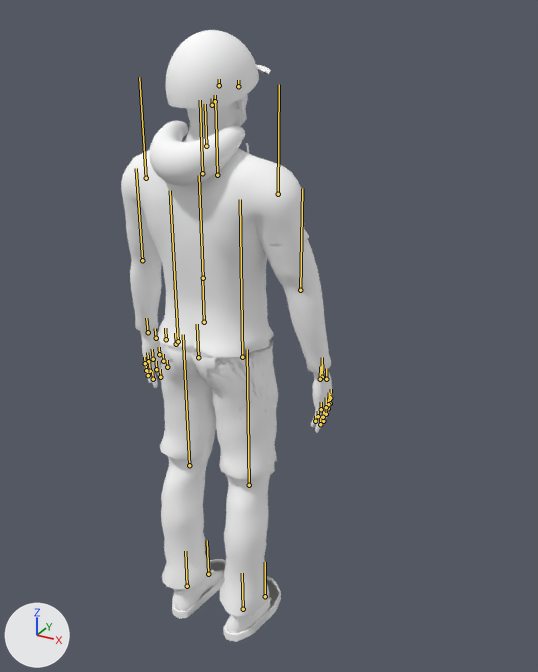
Before and after pictures for a commit that changed the glTF model assets/models/rider.glb.
Rendered twice from a 50 mm lens placed at (1.074, -1.549, 1.846), pointed at (0.074, 0.27, 0.936). Arrows for +X, +Y and +Z are at lower left; the lights stay in place. The first picture is the older version. The bones that change, and the others that lie on the model, are drawn over the model as lines.

The first picture shows 'arms_skin', 'body', 'hair', 'helmet_1', 'helmet_2', 'legs_skin', 'pants_0', 'pants_1', 'shoes_0', 'shoes_1', 'top_0', 'top_1'.
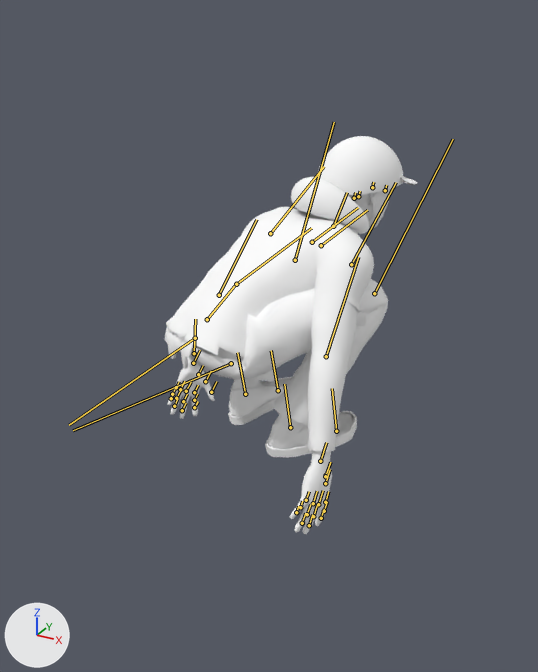
The newer file adds an action. The first version stands in its rest pose; the second is drawn at frame 0 of the action 'cannonball'.

Boxes [x1, y1, x2, y2] around the edits, measured in the pictures (538 x 672 px):
```json
{"object": "top_1", "change": "posed", "before": [121, 121, 331, 378], "after": [164, 177, 374, 452], "on screen": "7% taller"}
{"object": "pants_0", "change": "posed", "before": [160, 339, 277, 616], "after": [183, 279, 388, 425]}
{"object": "pants_1", "change": "posed", "before": [160, 342, 278, 479], "after": [191, 293, 366, 380]}
{"object": "helmet_1", "change": "posed", "before": [166, 30, 259, 127], "after": [317, 136, 404, 225], "on screen": "6% narrower, 8% shorter"}
{"object": "body", "change": "posed", "before": [142, 95, 333, 433], "after": [168, 188, 394, 534], "on screen": "18% wider"}
{"object": "shoes_1", "change": "posed", "before": [172, 559, 281, 642], "after": [228, 377, 357, 458]}
{"object": "shoes_0", "change": "posed", "before": [172, 560, 280, 642], "after": [228, 378, 356, 457], "on screen": "18% wider"}
{"object": "arms_skin", "change": "posed", "before": [140, 331, 329, 385], "after": [188, 357, 331, 471], "on screen": "mostly hidden"}
{"object": "hair", "change": "posed", "before": [186, 104, 231, 125], "after": [348, 192, 378, 202], "on screen": "mostly hidden afterwards"}
{"object": "top_0", "change": "posed", "before": [126, 218, 309, 378], "after": [167, 292, 360, 367]}
{"object": "helmet_2", "change": "posed", "before": [256, 65, 271, 75], "after": [400, 176, 417, 185], "on screen": "mostly hidden"}
{"object": "top_2", "change": "posed", "after": [264, 207, 339, 262], "on screen": "not visible before"}
{"bone": "pelvis", "before": "(198, 357) to (197, 324)", "after": "(194, 353) to (195, 319)"}
{"bone": "spine", "before": "(204, 322) to (202, 278)", "after": "(207, 319) to (236, 283)"}
{"bone": "chest", "before": "(203, 278) to (199, 175)", "after": "(236, 284) to (311, 228)"}
{"bone": "neck", "before": "(206, 146) to (205, 104)", "after": "(333, 226) to (347, 192)"}
{"bone": "head", "before": "(212, 105) to (212, 98)", "after": "(354, 198) to (355, 192)"}
{"bone": "upperarm_l", "before": "(146, 178) to (139, 77)", "after": "(270, 233) to (324, 166)"}
{"bone": "lowerarm_l", "before": "(142, 260) to (136, 168)", "after": "(219, 295) to (256, 219)"}
{"bone": "upperarm_r", "before": "(278, 194) to (279, 84)", "after": "(351, 264) to (396, 182)"}
{"bone": "lowerarm_r", "before": "(300, 290) to (302, 188)", "after": "(326, 356) to (358, 257)"}
{"bone": "thigh_l", "before": "(178, 341) to (170, 190)", "after": "(195, 338) to (69, 425)"}
{"bone": "shin_l", "before": "(189, 465) to (183, 334)", "after": "(295, 260) to (334, 122)"}
{"bone": "foot_l", "before": "(187, 586) to (185, 551)", "after": "(245, 394) to (237, 352)"}
{"bone": "thigh_r", "before": "(242, 357) to (240, 199)", "after": "(231, 363) to (73, 430)"}
{"bone": "shin_r", "before": "(249, 485) to (247, 349)", "after": "(374, 293) to (453, 139)"}
{"bone": "foot_r", "before": "(243, 609) to (242, 573)", "after": "(290, 427) to (284, 384)"}
```

Edits to the scene script, one JSON object a line:
```json
{"block": "bone_pelvis", "where": "bone_pelvis = bpy.data.objects['Armature'].pose.bones['pelvis']  # child of 'root'"}
{"op": "set", "path": "bone_pelvis.location", "old": "(0.0, 0.0, 0.0)", "new": "(0.0, 0.02, 0.02)"}
{"op": "set", "path": "bone_pelvis.rotation_quaternion", "old": "(1.0, 0.0, 0.0, 0.0)", "new": "(0.965, -0.055, -0.258, 0.003)", "note": "degrees (0, 0, 0) -> degrees (-7, -30, 2)"}
{"block": "bone_spine", "where": "bone_spine = bpy.data.objects['Armature'].pose.bones['spine']  # child of 'pelvis'"}
{"op": "set", "path": "bone_spine.rotation_quaternion", "old": "(1.0, 0.0, 0.0, 0.0)", "new": "(0.934, -0.358, 0.0, 0.0)", "note": "degrees (0, 0, 0) -> degrees (-42, 0, 0)"}
{"block": "bone_chest", "where": "bone_chest = bpy.data.objects['Armature'].pose.bones['chest']  # child of 'spine'"}
{"op": "set", "path": "bone_chest.rotation_quaternion", "old": "(1.0, 0.0, 0.0, 0.0)", "new": "(0.99, -0.139, 0.0, 0.0)", "note": "degrees (0, 0, 0) -> degrees (-16, 0, 0)"}
{"block": "bone_neck", "where": "bone_neck = bpy.data.objects['Armature'].pose.bones['neck']  # child of 'chest'"}
{"op": "set", "path": "bone_neck.rotation_quaternion", "old": "(1.0, 0.0, 0.0, 0.0)", "new": "(0.946, 0.326, 0.0, 0.0)", "note": "degrees (0, 0, 0) -> degrees (38, 0, 0)"}
{"block": "bone_head", "where": "bone_head = bpy.data.objects['Armature'].pose.bones['head']  # child of 'neck'"}
{"op": "set", "path": "bone_head.rotation_quaternion", "old": "(1.0, 0.0, 0.0, 0.0)", "new": "(0.996, 0.087, 0.0, 0.0)", "note": "degrees (0, 0, 0) -> degrees (10, 0, 0)"}
{"block": "bone_upperarm_l", "where": "bone_upperarm_l = bpy.data.objects['Armature'].pose.bones['upperarm_l']  # child of 'clavicle_l'"}
{"op": "set", "path": "bone_upperarm_l.rotation_quaternion", "old": "(1.0, 0.0, 0.0, 0.0)", "new": "(0.979, 0.19, 0.013, -0.068)", "note": "degrees (0, 0, 0) -> degrees (22, 3, -7)"}
{"block": "bone_lowerarm_l", "where": "bone_lowerarm_l = bpy.data.objects['Armature'].pose.bones['lowerarm_l']  # child of 'upperarm_l'"}
{"op": "set", "path": "bone_lowerarm_l.rotation_quaternion", "old": "(1.0, 0.0, 0.0, 0.0)", "new": "(0.993, 0.122, 0.0, 0.0)", "note": "degrees (0, 0, 0) -> degrees (14, 0, 0)"}
{"block": "bone_upperarm_r", "where": "bone_upperarm_r = bpy.data.objects['Armature'].pose.bones['upperarm_r']  # child of 'clavicle_r'"}
{"op": "set", "path": "bone_upperarm_r.rotation_quaternion", "old": "(1.0, 0.0, 0.0, 0.0)", "new": "(0.979, 0.19, -0.013, 0.068)", "note": "degrees (0, 0, 0) -> degrees (22, -3, 7)"}
{"block": "bone_lowerarm_r", "where": "bone_lowerarm_r = bpy.data.objects['Armature'].pose.bones['lowerarm_r']  # child of 'upperarm_r'"}
{"op": "set", "path": "bone_lowerarm_r.rotation_quaternion", "old": "(1.0, 0.0, 0.0, 0.0)", "new": "(0.993, 0.122, 0.0, 0.0)", "note": "degrees (0, 0, 0) -> degrees (14, 0, 0)"}
{"block": "bone_thigh_l", "where": "bone_thigh_l = bpy.data.objects['Armature'].pose.bones['thigh_l']  # child of 'pelvis'"}
{"op": "set", "path": "bone_thigh_l.rotation_quaternion", "old": "(1.0, 0.0, 0.0, 0.0)", "new": "(0.556, 0.824, 0.087, -0.058)", "note": "degrees (0, 0, 0) -> degrees (112, 11, 5)"}
{"block": "bone_shin_l", "where": "bone_shin_l = bpy.data.objects['Armature'].pose.bones['shin_l']  # child of 'thigh_l'"}
{"op": "set", "path": "bone_shin_l.rotation_quaternion", "old": "(1.0, 0.0, 0.0, 0.0)", "new": "(0.407, -0.914, 0.0, 0.0)", "note": "degrees (0, 0, 0) -> degrees (-132, 0, 0)"}
{"block": "bone_foot_l", "where": "bone_foot_l = bpy.data.objects['Armature'].pose.bones['foot_l']  # child of 'shin_l'"}
{"op": "set", "path": "bone_foot_l.rotation_quaternion", "old": "(1.0, 0.0, 0.0, 0.0)", "new": "(0.956, 0.292, 0.0, 0.0)", "note": "degrees (0, 0, 0) -> degrees (34, 0, 0)"}
{"block": "bone_thigh_r", "where": "bone_thigh_r = bpy.data.objects['Armature'].pose.bones['thigh_r']  # child of 'pelvis'"}
{"op": "set", "path": "bone_thigh_r.rotation_quaternion", "old": "(1.0, 0.0, 0.0, 0.0)", "new": "(0.556, 0.824, -0.087, 0.058)", "note": "degrees (0, 0, 0) -> degrees (112, -11, -5)"}
{"block": "bone_shin_r", "where": "bone_shin_r = bpy.data.objects['Armature'].pose.bones['shin_r']  # child of 'thigh_r'"}
{"op": "set", "path": "bone_shin_r.rotation_quaternion", "old": "(1.0, 0.0, 0.0, 0.0)", "new": "(0.407, -0.914, 0.0, 0.0)", "note": "degrees (0, 0, 0) -> degrees (-132, 0, 0)"}
{"block": "bone_foot_r", "where": "bone_foot_r = bpy.data.objects['Armature'].pose.bones['foot_r']  # child of 'shin_r'"}
{"op": "set", "path": "bone_foot_r.rotation_quaternion", "old": "(1.0, 0.0, 0.0, 0.0)", "new": "(0.956, 0.292, 0.0, 0.0)", "note": "degrees (0, 0, 0) -> degrees (34, 0, 0)"}
```
